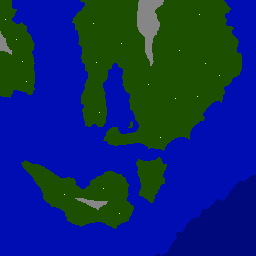
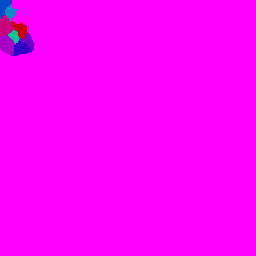
Layers edited between the first and the second 256 × 256 image:
showed "Layer 3", painted on it over bbox(0, 0, 256, 256)
